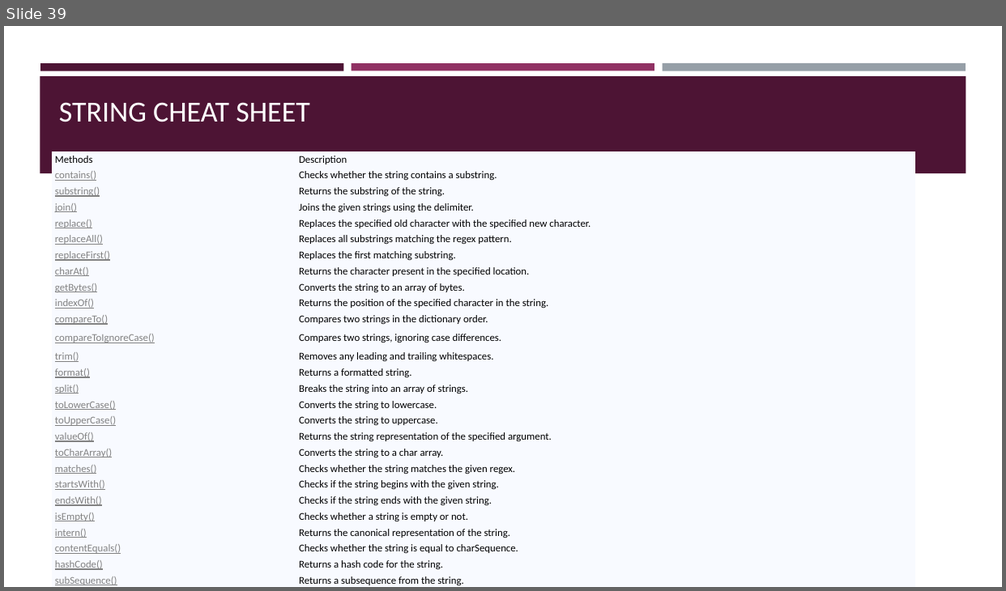
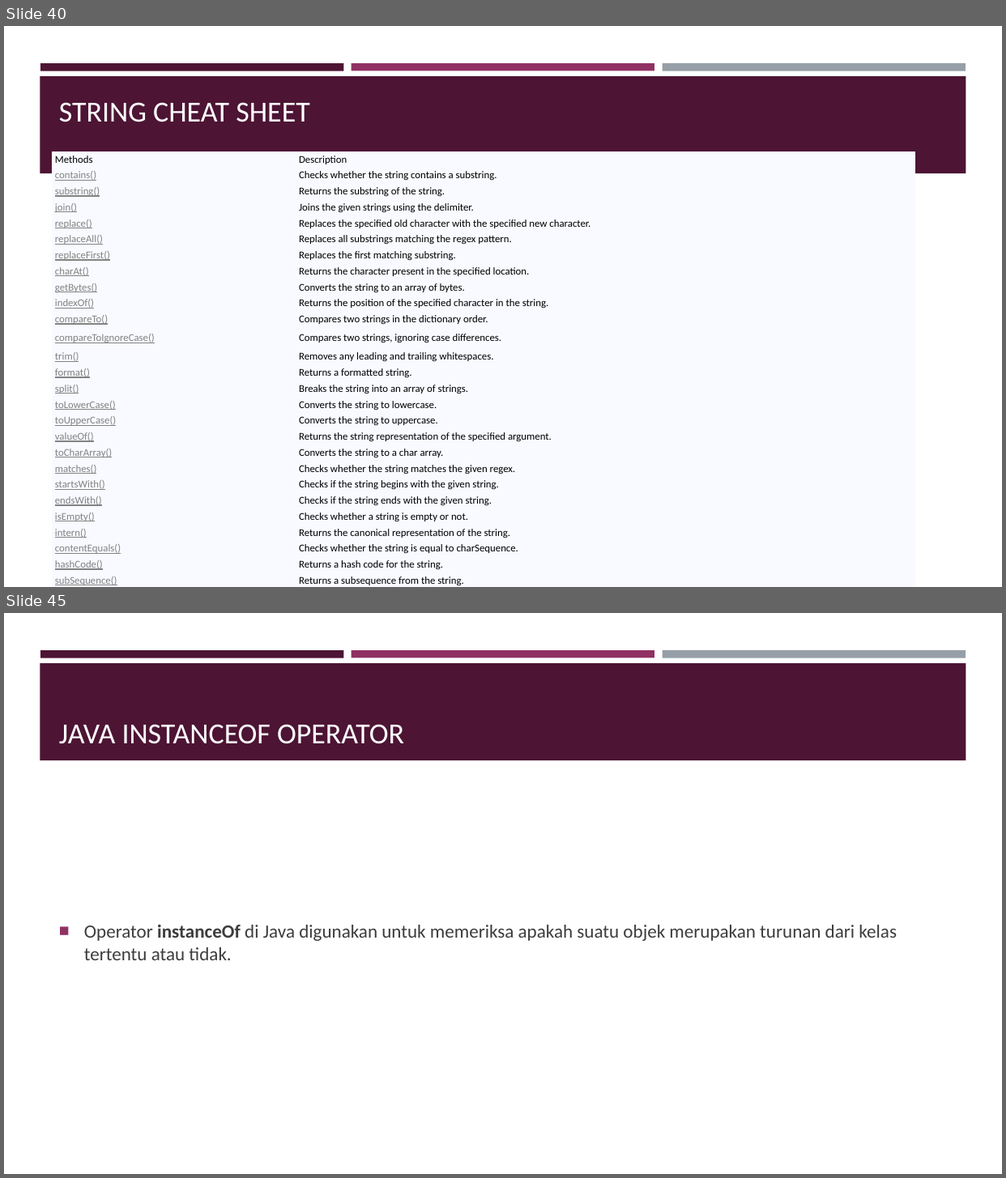
Before and after one commit to ahmadcahyana/bootcamp_java_fundamental, a slide deck: Bootcamp.pptx. Shown one above the other, each under a label of ours: slide 39 before the commit, slides 40 and 45 after it; the slides between them are not shown. The pictures are 1006x591 and 1006x1178 pixels, drawn with LibreOffice and Linux fonts; fonts in the diff are those of the drawing. Boxes give left, top, right and bottom in pixels: in the first picture for what was removed or moved away, otherwise in the second. Text is boxed around its words. In the diff, an @@ line names an element or a change of style, - is before the commit and + after.

```diff
--- a/Bootcamp.pptx
+++ b/Bootcamp.pptx
@@ slide 45 added at (4, 613, 1002, 1174), background #FFFFFF; not listed: 4 template elements that a slide beside it also shows @@
@@ title added at (59, 724, 404, 744), 28 pt, text #FFFFFF @@
+JAVA INSTANCEOF OPERATOR
@@ text added at (84, 925, 897, 960), 18 pt, text #3D3D3D @@
+■ Operator instanceOf di Java digunakan untuk memeriksa apakah suatu objek merupakan turunan dari kelas tertentu atau tidak.
@@ what was slide 39 is now slide 40 @@
```
Also in this commit, not shown: 5 other slides added, 1 other file.
